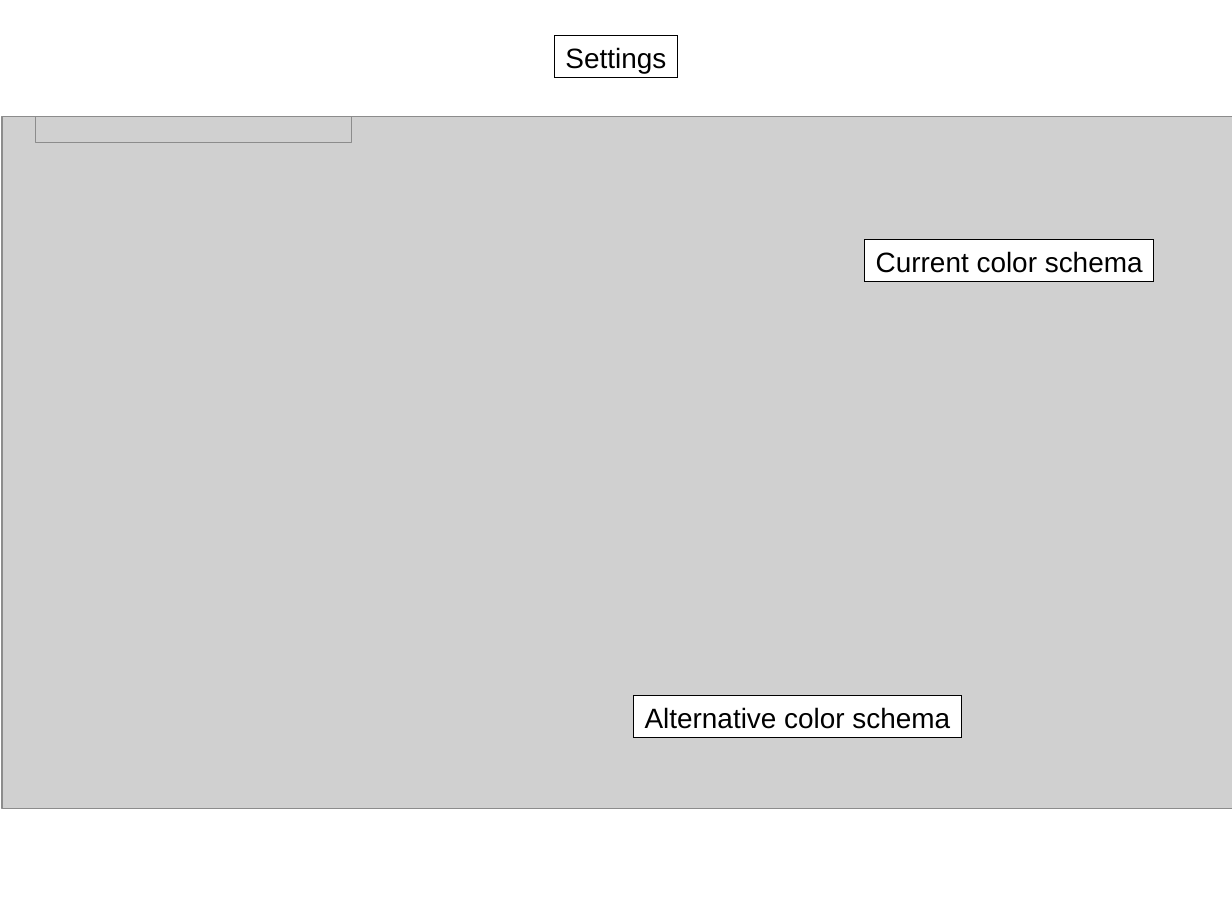
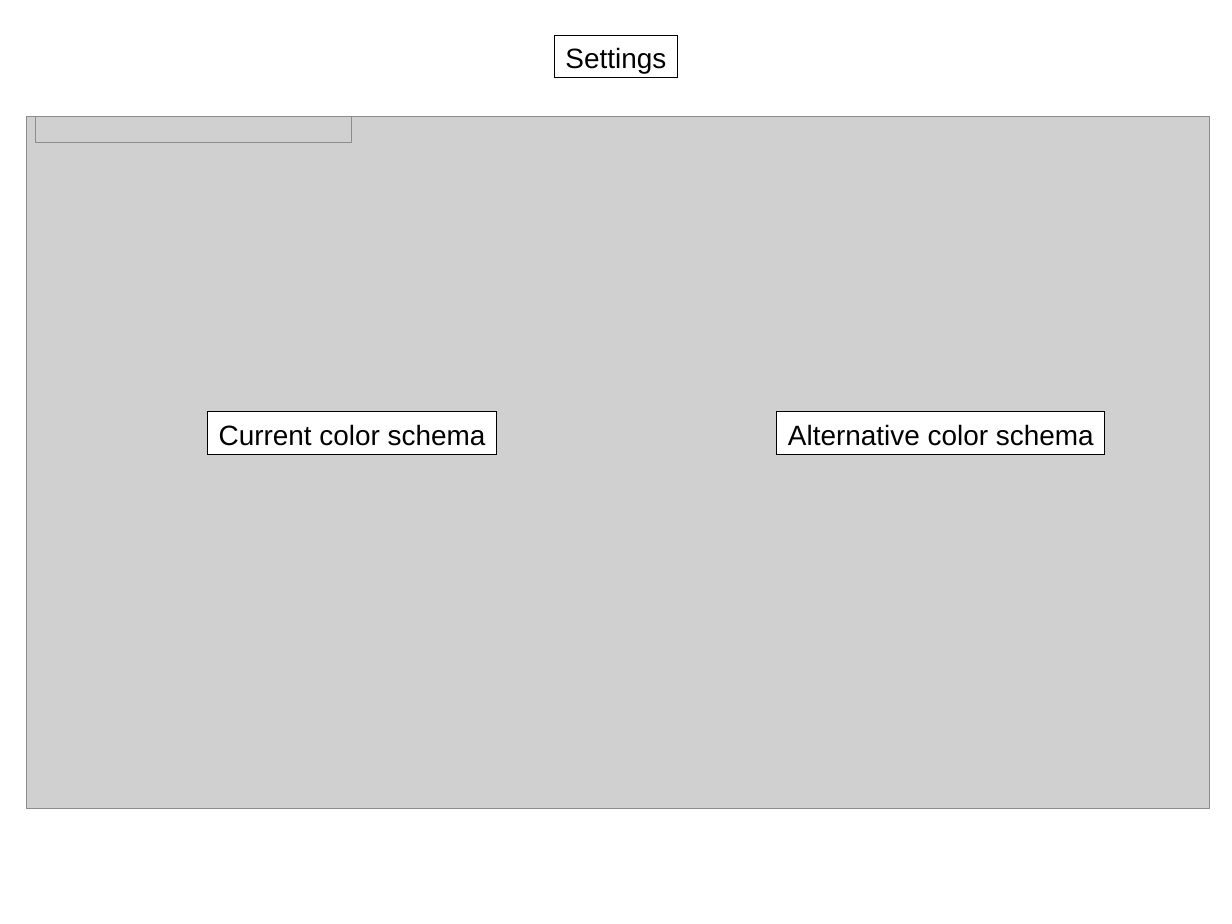
Before and after one commit to zslhg903/NINA, a slide deck: slide 15 of User_Manual.odp (slide 13 before the commit). Drawn at 1232x924 pixels with LibreOffice and Linux fonts; fonts in the diff are those of the drawing; grey boxes stand for pictures. Boxes give left, top, right and bottom in pixels: in the first picture for what was removed or moved away, otherwise in the second. Text is boxed around its words. In the diff, an @@ line names an element or a change of style, - is before the commit and + after.

```diff
--- a/User_Manual.odp
+++ b/User_Manual.odp
@@ picture resized from (x1=2, y1=116, x2=1232, y2=808) to (x1=26, y1=116, x2=1210, y2=808) @@
@@ rectangle "Current color schema" moved from (x1=865, y1=239, x2=1155, y2=282) to (x1=208, y1=413, x2=497, y2=455) @@
@@ rectangle "Alternative color schema" moved from (x1=634, y1=695, x2=963, y2=738) to (x1=777, y1=413, x2=1106, y2=455) @@
```
Also in this commit, not shown: 13 other slides changed, 2 slides added.
